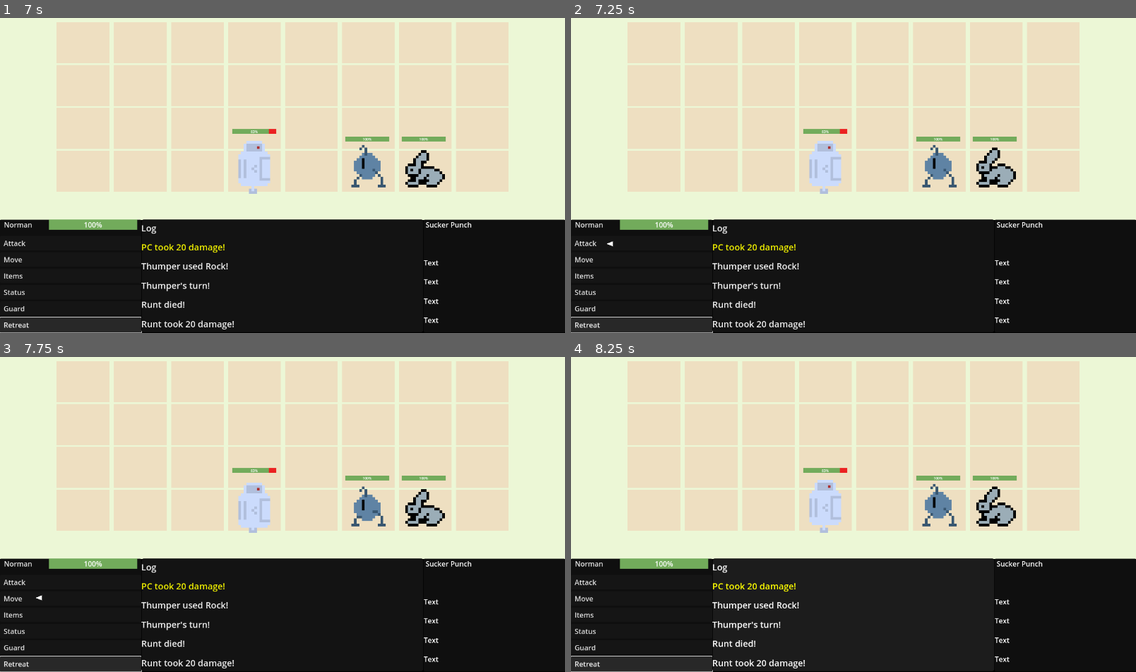
Above: before the commit, frames 1-4 (two rows, left to right).
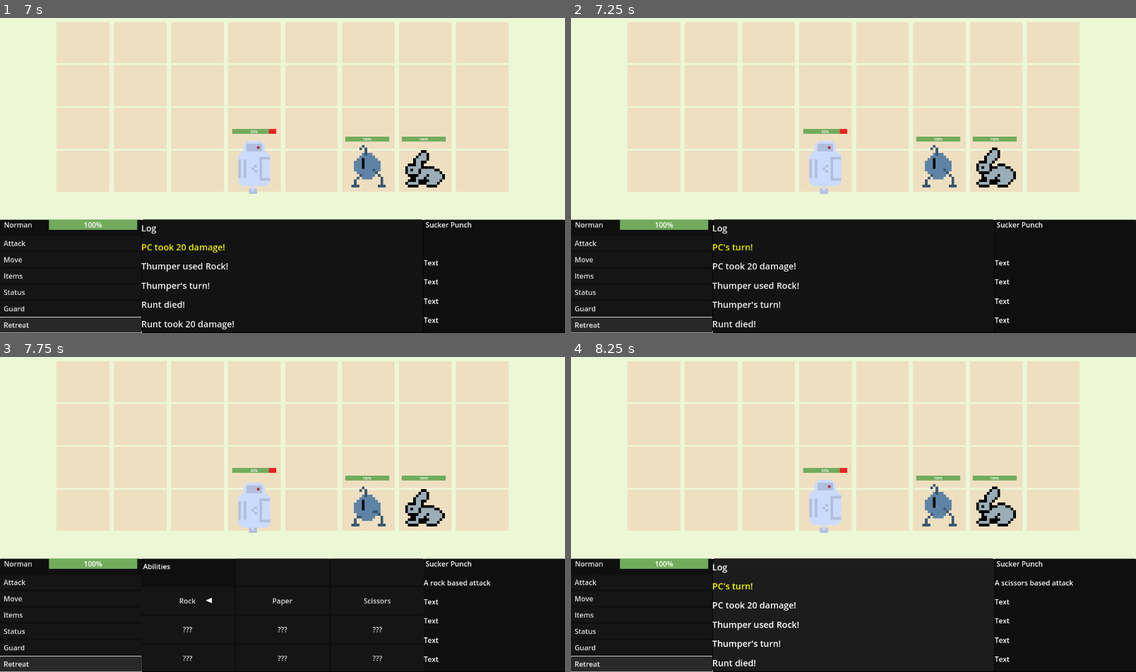
Above: after the commit, the same moments.

Repository: SamShubitz1/WorkingTitle
Game: Godot game, scene res://Scenes/Battle/Battle/battle_scene.tscn
Two runs of this game, one before a commit and one after it. Both use one fixed random seed, a clock stepped at 60 frames per second and the inputs below. This scene is started directly instead of the project's main scene.
Inputs:
- Up to frame 1 (7 s): click "Attack" at 0.5 s; click "Move" at 1.25 s; click "Items" at 2 s; click "Status" at 2.75 s; click "Guard" at 3.5 s; click "Retreat" at 4.25 s; tap Enter (ui_accept) at 5, 5.27, 6.02 s; hold Right (ui_right) 5.03-5.78 s; tap E (navigate_log) at 5.1, 6.6 s; hold Q (go_back) 5.78-6.53 s; tap P (testbutton) at 5.85 s; hold Right (ui_right) from 6.53 s (still down)
- Up to frame 2 (7.25 s): keep holding Right (ui_right)
- Up to frame 3 (7.75 s): release Right (ui_right) at 7.28 s; hold S (navigate_forward) from 7.28 s (still down); tap P (testbutton) at 7.35 s; tap Enter (ui_accept) at 7.52 s
- Up to frame 4 (8.25 s): release S (navigate_forward) at 8.03 s; hold Left (ui_left) from 8.03 s (still down); tap E (navigate_log) at 8.1 s

Frame 1 is identical in both runs. In frame 2, 0.8% of the frame differs, in the area x 6-42%, y 70-99%; in frame 3, 1.2%, in the area x 6-87%, y 63-100%; in frame 4, 0.9%.

Commit message:
it works?

Diff:
--- a/Scenes/Battle/Battle/battle_controller.gd
+++ b/Scenes/Battle/Battle/battle_controller.gd
@@ -42,10 +42,10 @@
 	build_characters()
 	increment_turn_queue()
 	add_event({"type": EventType.DIALOG, "text": initial_dialog})
+	add_event({"type": EventType.DIALOG, "text": current_player.char_name + "'s turn!", "duration": dialog_duration})
 	if current_player.alliance == GameData.Alliance.ENEMY:
 		perform_enemy_attack()
 	else:
-		add_event({"type": EventType.DIALOG, "text": current_player.char_name + "'s turn!", "duration": dialog_duration})
 		increment_event_queue()
 
 func add_event(event) -> void:
@@ -140,7 +140,7 @@
 	current_player.items_equipped.append(item)
 	current_player.populate_buffs_array()
 	add_event({"type": EventType.DIALOG, "text": item.effect_description, "duration": dialog_duration, "publisher": current_player.char_name})
-	add_event({"type": EventType.END_TURN, "duration": 0})
+	add_event({"type": EventType.END_TURN, "duration": 0, "publisher": current_player.char_name})
 	increment_event_queue()
 
 func on_try_retreat() -> void:
@@ -168,7 +168,6 @@
 			break
 
 	var enemy_attack = get_enemy_attack()
-	add_event({"type": EventType.DIALOG, "text": current_player.char_name + "'s turn!", "duration": dialog_duration})
 	add_event({"type": EventType.DIALOG, "text": current_player.char_name + " used " + enemy_attack.name + "!", "duration": dialog_duration, "publisher": current_player.char_name})
 	add_event({"type": EventType.ATTACK, "target": target, "damage": enemy_attack.damage, "duration": attack_duration, "publisher": current_player.char_name})
 	add_event({"type": EventType.END_TURN, "duration": 0, "publisher": current_player.char_name})
@@ -180,12 +179,17 @@
 	return attack
 
 func on_target_death(target: Character) -> void:
+	clear_queue()
 	add_event({"type": EventType.DIALOG, "text": target.char_name + " died!", "duration": dialog_duration})
 	add_event({"type": EventType.DEATH, "target": target})
 
 func resolve_status_effects() -> float:
 	var buff = current_player.buffs.get(selected_attack.type, 0) + 1
 	return buff
+
+func handle_end_turn() -> void:
+	increment_turn_queue()
+	add_event({"type": EventType.DIALOG, "text": current_player.char_name + "'s turn!", "duration": dialog_duration, "publisher": current_player.char_name})
 
 func handle_retreat() -> void:
 	game_controller.switch_to_overworld_scene()
@@ -200,8 +204,7 @@
 		event_queue = event_queue.filter(func(e): return !e.has("publisher") || e.publisher != event.target.char_name)
 		turn_queue = turn_queue.filter(func(c): return c.char_name != event.target.char_name)
 		increment_turn_queue()
-		if current_player.alliance == GameData.Alliance.HERO:
-			play_dialog(current_player.char_name + "'s turn!", true)
+		add_event({"type": EventType.DIALOG, "text": current_player.char_name + "'s turn!", "duration": dialog_duration})
 		increment_event_queue()
 
 func check_valid_targets(target_cells: Array) -> bool:
@@ -288,6 +291,3 @@
 		set_turn_order()
 	var next_player = turn_queue.pop_front()
 	current_player = next_player
-
-func handle_end_turn() -> void:
-	increment_turn_queue()
